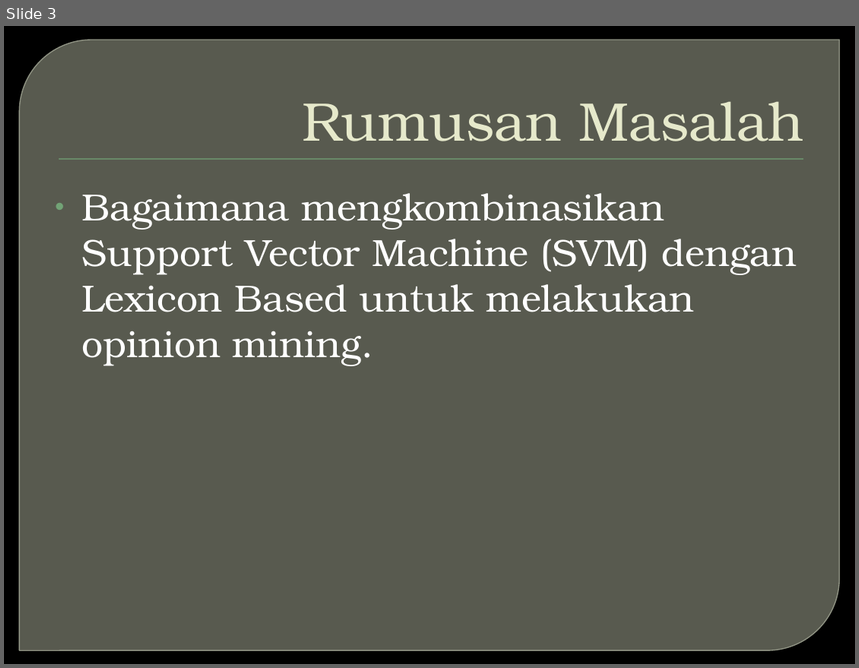
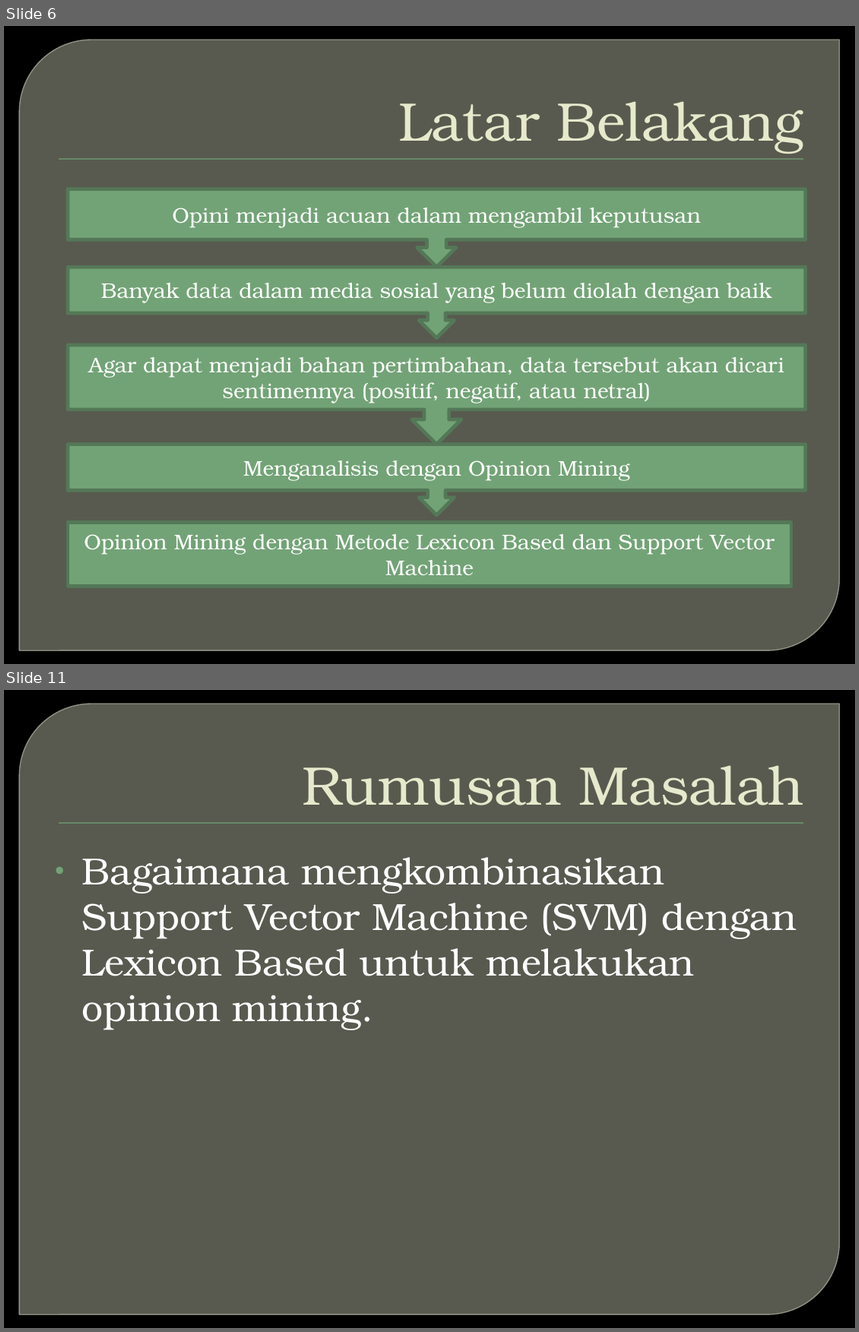
Before and after one commit to jankristanto/laporanthesis, a slide deck: OPINION MINING PADA TWITTER UNTUK BAHASA INDONESIA DENGAN.pptx. Shown one above the other, each under a label of ours: slide 3 before the commit, slides 6 and 11 after it; the slides between them are not shown. The pictures are 859x668 and 859x1332 pixels, drawn with LibreOffice and Linux fonts; fonts in the diff are those of the drawing; background and template pictures are left out. Boxes give left, top, right and bottom in pixels: in the first picture for what was removed or moved away, otherwise in the second. Text is boxed around its words. In the diff, an @@ line names an element or a change of style, - is before the commit and + after.

```diff
--- a/OPINION MINING PADA TWITTER UNTUK BAHASA INDONESIA DENGAN.pptx
+++ b/OPINION MINING PADA TWITTER UNTUK BAHASA INDONESIA DENGAN.pptx
@@ slide 6 added at bbox=[4, 26, 855, 664], background picture (left out); not listed: 2 template elements that a slide beside it also shows @@
@@ title added at bbox=[398, 101, 804, 154], 46 pt, text #E7EACB @@
+Latar Belakang
@@ down arrow callout added at bbox=[68, 189, 806, 268], fill #72A376, outline #547957 3 pt, 18 pt, text #FFFFFF @@
+Opini menjadi acuan dalam mengambil keputusan
@@ down arrow callout added at bbox=[68, 267, 806, 338], fill #72A376, outline #547957 3 pt, 18 pt, text #FFFFFF @@
+Banyak data dalam media sosial yang belum diolah dengan baik
@@ down arrow callout added at bbox=[68, 345, 806, 445], fill #72A376, outline #547957 3 pt, 18 pt, text #FFFFFF @@
+Agar dapat menjadi bahan pertimbahan, data tersebut akan dicari sentimennya (positif, negatif, atau netral)
@@ down arrow callout added at bbox=[68, 445, 806, 515], fill #72A376, outline #547957 3 pt, 18 pt, text #FFFFFF @@
+Menganalisis dengan Opinion Mining
@@ rectangle added at bbox=[68, 522, 791, 586], fill #72A376, outline #547957 3 pt, 18 pt, text #FFFFFF @@
+Opinion Mining dengan Metode Lexicon Based dan Support Vector Machine
@@ what was slide 3 is now slide 11 @@
```
Also in this commit, not shown: 6 slides changed, 17 other slides added, 1 slide removed.
